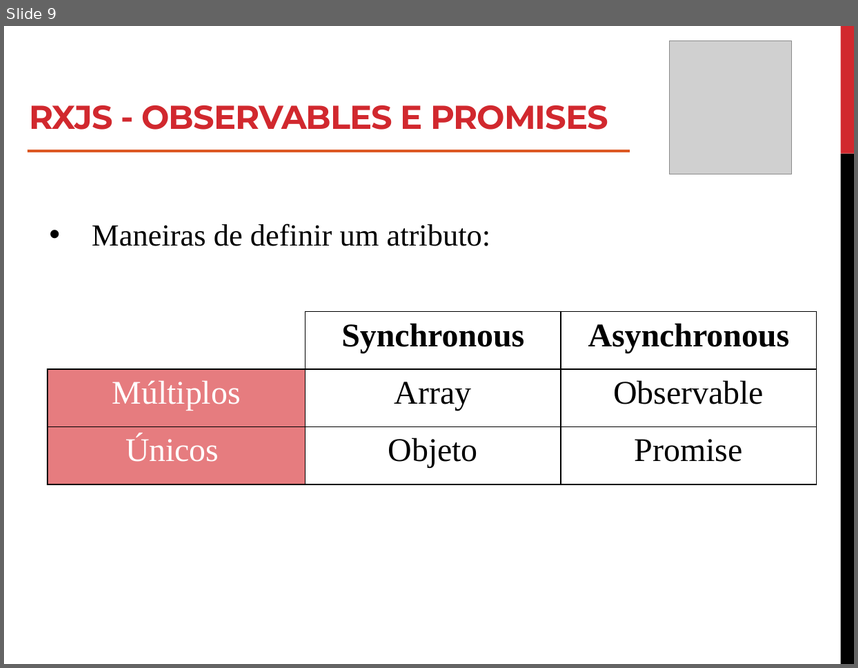
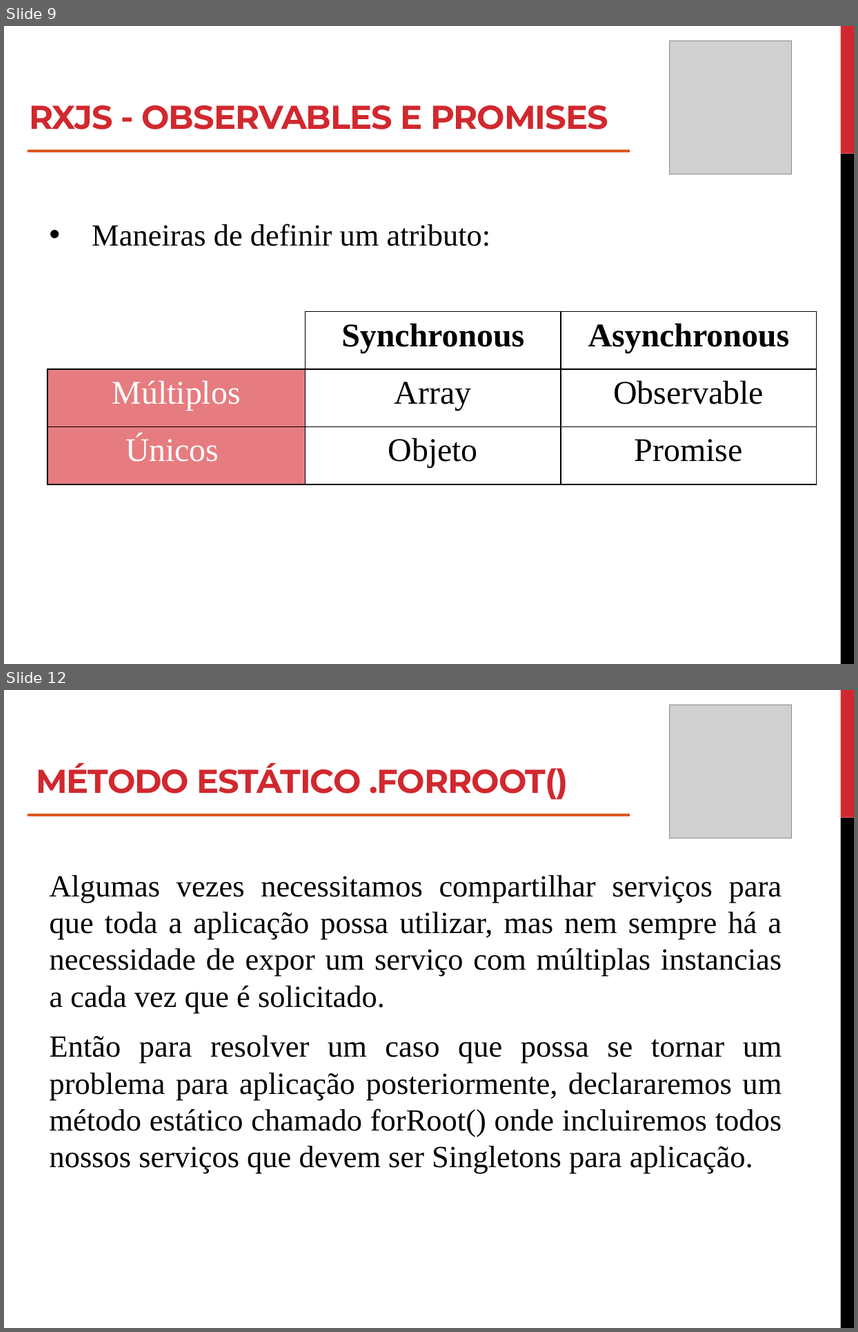
Before and after one commit to roney-amorim/angular-project, a slide deck: Apresentação/Módulo 2/Modulo 2.pptx. Shown one above the other, each under a label of ours: slide 9 before the commit, slides 9 and 12 after it; the slides between them are not shown. The pictures are 858x668 and 858x1332 pixels, drawn with LibreOffice and Linux fonts; fonts in the diff are those of the drawing; grey boxes stand for pictures. Boxes give left, top, right and bottom in pixels: in the first picture for what was removed or moved away, otherwise in the second. Text is boxed around its words. In the diff, an @@ line names an element or a change of style, - is before the commit and + after.

```diff
--- a/Apresentação/Módulo 2/Modulo 2.pptx
+++ b/Apresentação/Módulo 2/Modulo 2.pptx
@@ slide 12 added at bbox=[4, 690, 854, 1328], background #FFFFFF; not listed: 2 template elements that a slide beside it also shows @@
@@ picture added at bbox=[670, 705, 792, 839] @@
@@ title added at bbox=[36, 763, 568, 800], 28 pt, text #D1282E, bold @@
+MÉTODO ESTÁTICO .FORROOT()
@@ line added from (27, 815) to (630, 815), #DC5924 2.25 pt @@
@@ text added at bbox=[50, 875, 782, 1173], 26 pt, text #000000 @@
+Algumas vezes necessitamos compartilhar serviços para que toda a aplicação possa utilizar, mas nem sempre há a necessidade de expor um serviço com múltiplas instancias a cada vez que é solicitado.
+Então para resolver um caso que possa se tornar um problema para aplicação posteriormente, declararemos um método estático chamado forRoot() onde incluiremos todos nossos serviços que devem ser Singletons para aplicação.
```
Also in this commit, not shown: 3 slides changed, 31 other slides added, 17 other files.
